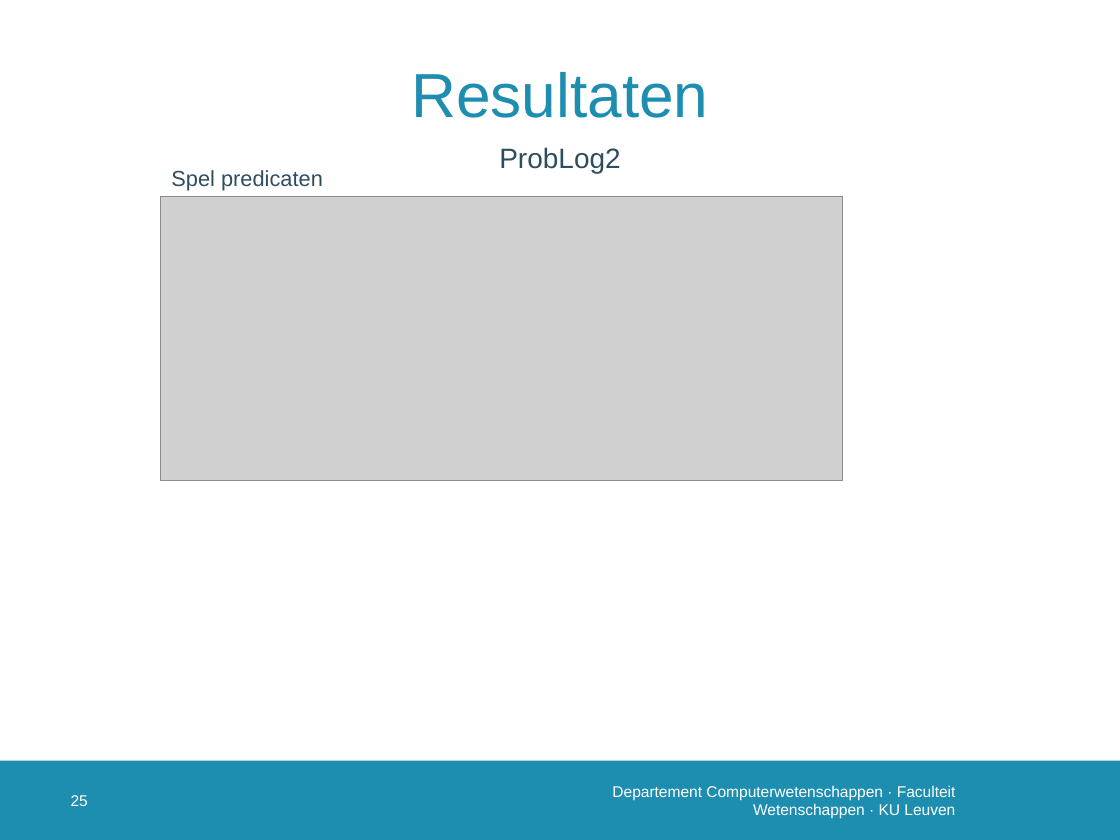
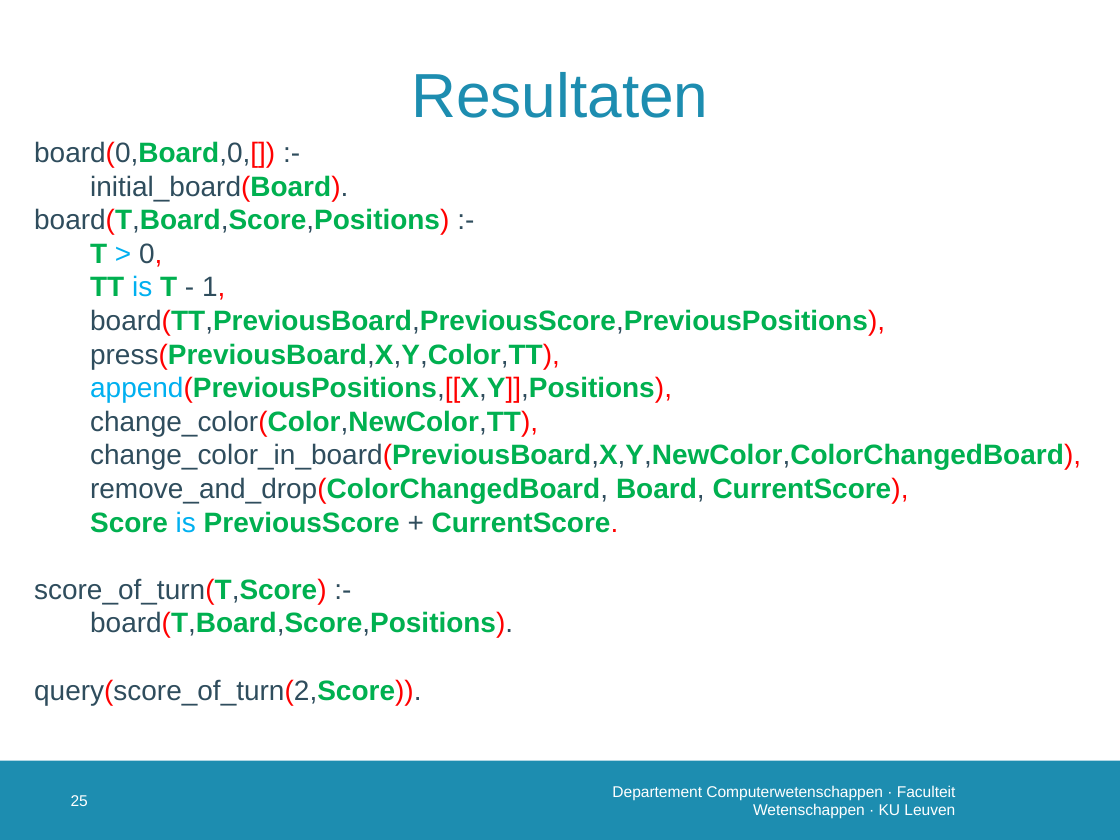
Before and after one commit to susverwimp/T208-Probabilistic-Programming-A-Case-Study, a slide deck: slide 26 of thesis/presentations/2 second/secondv2.pptx. Drawn at 1120x840 pixels with LibreOffice and Linux fonts; fonts in the diff are those of the drawing; grey boxes stand for pictures; background and template pictures are left out. Boxes give left, top, right and bottom in pixels: in the first picture for what was removed or moved away, otherwise in the second. Text is boxed around its words. In the diff, an @@ line names an element or a change of style, - is before the commit and + after.

```diff
--- a/thesis/presentations/2 second/secondv2.pptx
+++ b/thesis/presentations/2 second/secondv2.pptx
@@ text added at bbox=[34, 141, 1081, 705], 18 pt, text #00B050, bold @@
+board(0,Board,0,[]) :-
+initial_board(Board).
+board(T,Board,Score,Positions) :-
+T > 0,
+TT is T - 1,
+board(TT,PreviousBoard,PreviousScore,PreviousPositions),
+press(PreviousBoard,X,Y,Color,TT),
+append(PreviousPositions,[[X,Y]],Positions),
+change_color(Color,NewColor,TT),
+change_color_in_board(PreviousBoard,X,Y,NewColor,ColorChangedBoard),
+remove_and_drop(ColorChangedBoard, Board, CurrentScore),
+Score is PreviousScore + CurrentScore.
+score_of_turn(T,Score) :-
+board(T,Board,Score,Positions).
+query(score_of_turn(2,Score)).
@@ text removed at bbox=[499, 147, 620, 173] @@
-ProbLog2
@@ text removed at bbox=[171, 170, 323, 191] @@
-Spel predicaten
@@ picture removed at bbox=[160, 197, 842, 480] @@
```
Also in this commit, not shown: 8 other slides changed, 4 slides added, 2 slides removed.
